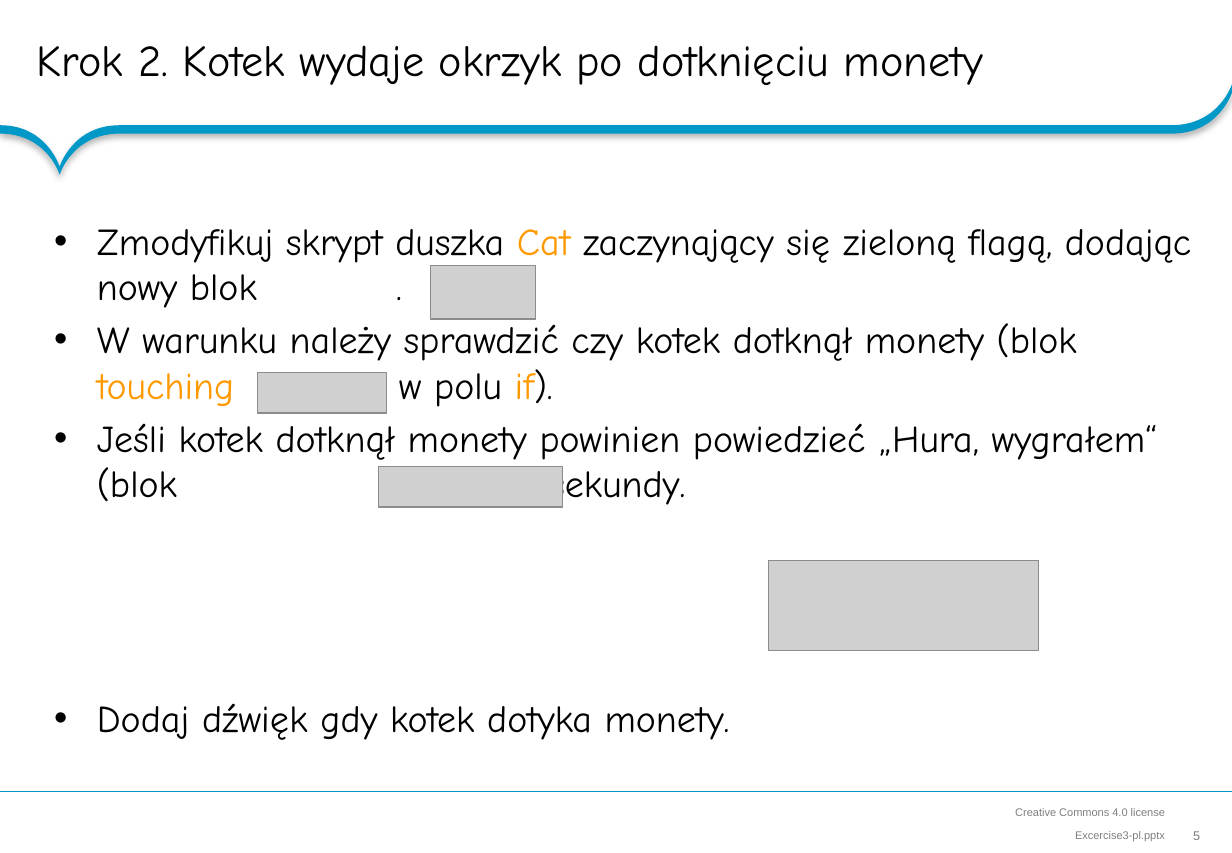
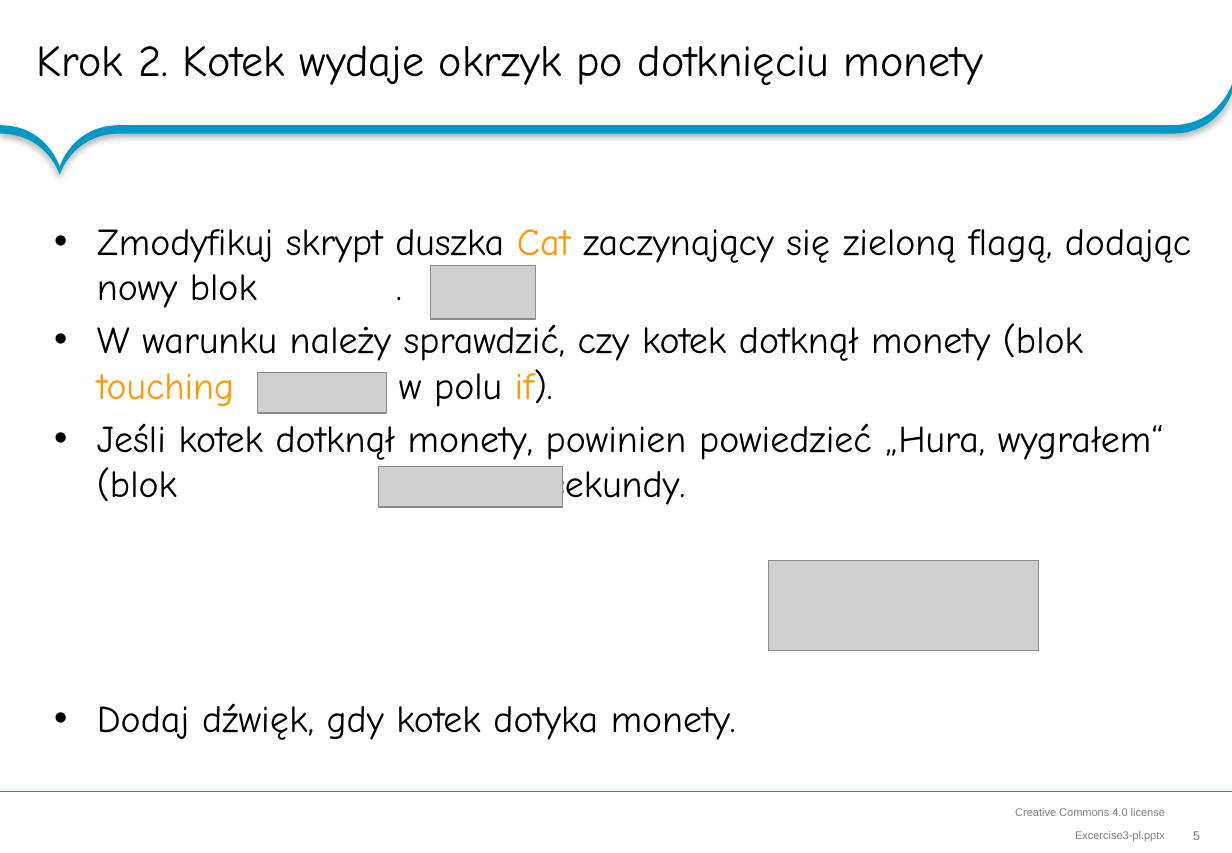
Before and after one commit to RoboCap/scratch, a slide deck: slide 5 of hands-on-lab/Excercise3-pl.pptx. Drawn at 1232x853 pixels with LibreOffice and Linux fonts; fonts in the diff are those of the drawing; grey boxes stand for pictures; background and template pictures are left out. Boxes give left, top, right and bottom in pixels: in the first picture for what was removed or moved away, otherwise in the second. Text is boxed around its words. In the diff, an @@ line names an element or a change of style, - is before the commit and + after.

```diff
--- a/hands-on-lab/Excercise3-pl.pptx
+++ b/hands-on-lab/Excercise3-pl.pptx
@@ text at (97,323,1163,740): text changed @@
-• W warunku należy sprawdzić czy kotek dotknął monety (blok touching w polu if).
-• Jeśli kotek dotknął monety powinien powiedzieć „Hura, wygrałem“ (blok ) przez 2 sekundy.
-• Dodaj dźwięk gdy kotek dotyka monety.
+• W warunku należy sprawdzić, czy kotek dotknął monety (blok touching w polu if).
+• Jeśli kotek dotknął monety, powinien powiedzieć „Hura, wygrałem“ (blok ) przez 2 sekundy.
+• Dodaj dźwięk, gdy kotek dotyka monety.
```
Also in this commit, not shown: 3 other slides changed, 2 other files.
